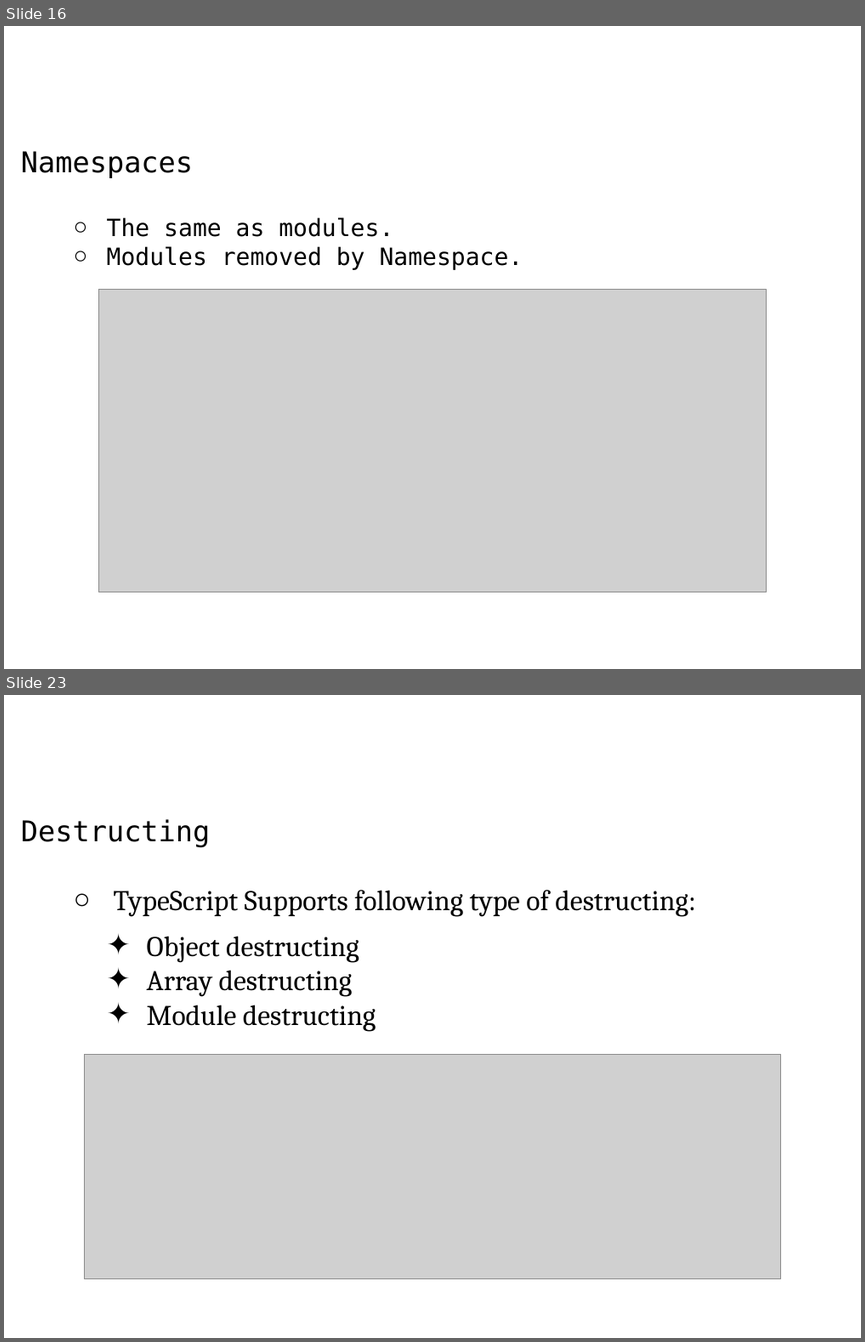
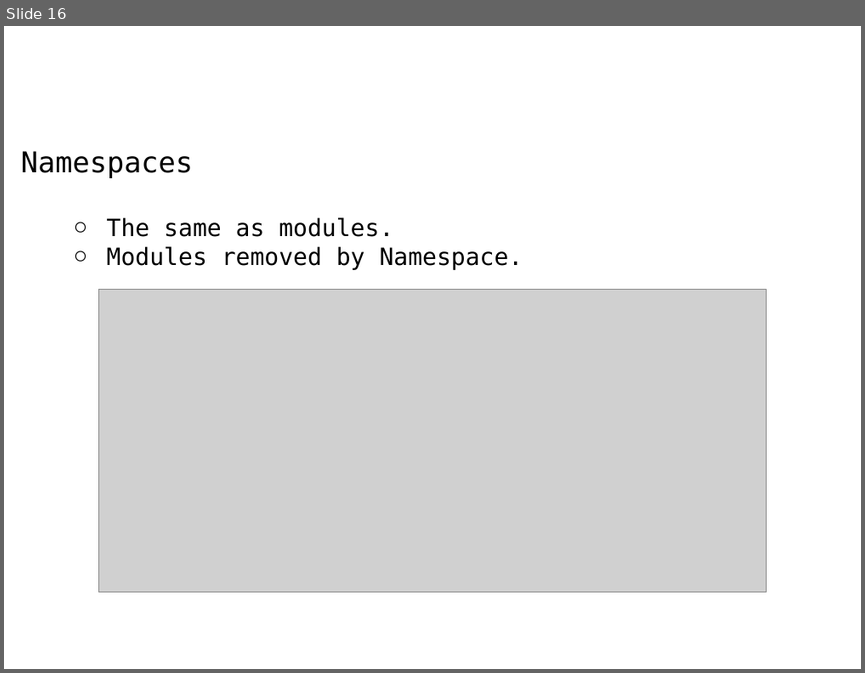
Before and after one commit to NickolayLototskiyDevPro/TypescriptFlow, a slide deck: presentations/02_OOP.pptx. Shown one above the other, each under a label of ours: slides 16 and 23 before the commit, slide 16 after it; the slides between them are not shown. The pictures are 865x1342 and 865x673 pixels, drawn with LibreOffice and Linux fonts; fonts in the diff are those of the drawing; grey boxes stand for pictures; background and template pictures are left out. Boxes give left, top, right and bottom in pixels: in the first picture for what was removed or moved away, otherwise in the second. Text is boxed around its words. In the diff, an @@ line names an element or a change of style, - is before the commit and + after.

```diff
--- a/presentations/02_OOP.pptx
+++ b/presentations/02_OOP.pptx
@@ slide 23 removed at box(4, 695, 861, 1338), background picture (left out) @@
@@ text removed at box(21, 819, 695, 1032) @@
-Destructing
-  ○ TypeScript Supports following type of destructing:
-  ✦ Object destructing
-  ✦ Array destructing
-  ✦ Module destructing
@@ picture removed at box(85, 1054, 780, 1278) @@
```
Also in this commit, not shown: 1 slide changed, 7 other slides removed, 3 other files.
